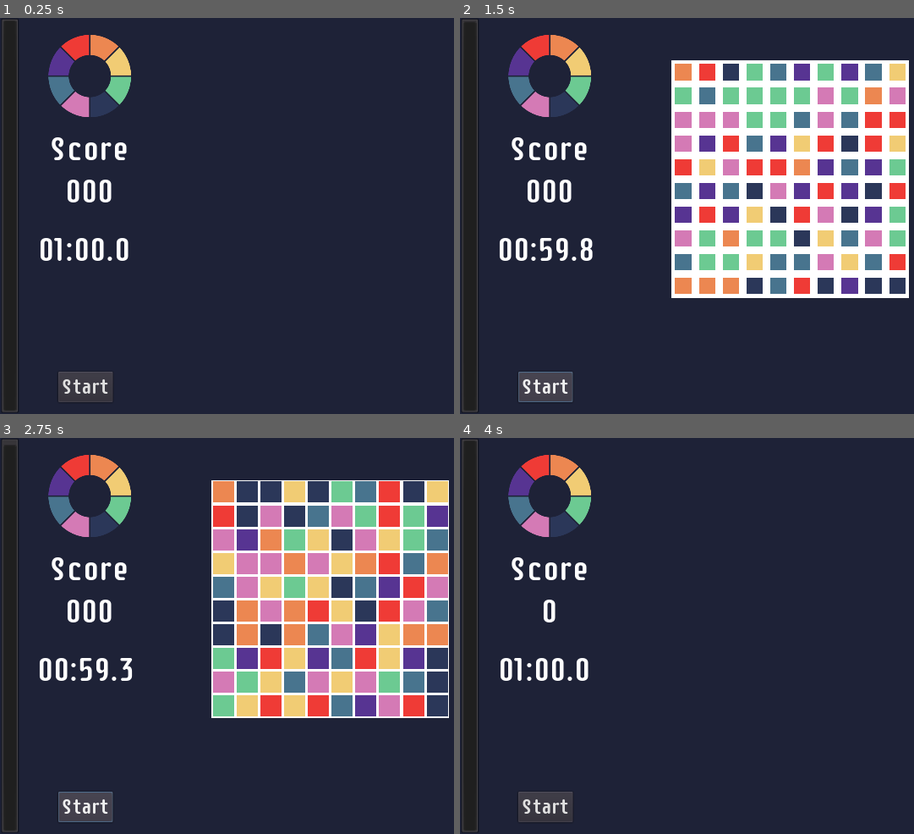
Above: before the commit, frames 1-4 (two rows, left to right).
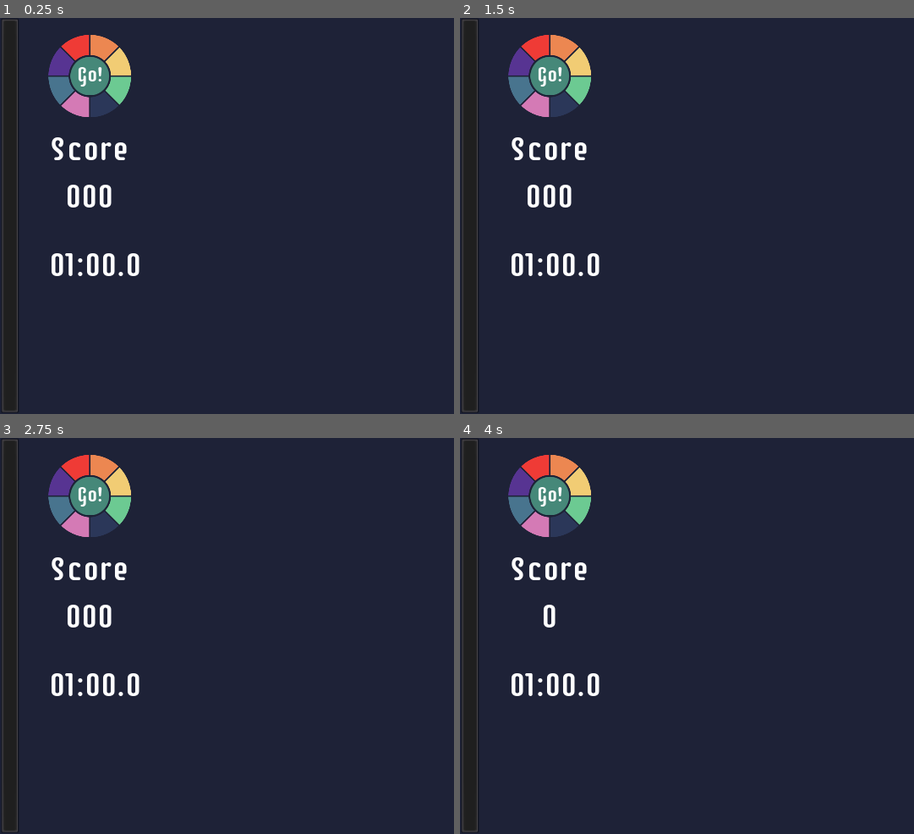
Above: after the commit, the same moments.

Repository: thamara/colorall
Game: Godot game, scene res://Game.tscn
Same seed, same stepped clock (60 frames per second), same inputs: the game is played once before the commit and once after it.
Inputs (mouse positions are in pixels of both pictures, inside the frame that each line leads up to):
- Up to frame 1 (0.25 s): no input
- Up to frame 2 (1.5 s): click (546, 386) at 0.5 s, where only the run before the commit has a clickable "Start"; click (546, 386) at 1.25 s, where only the run before the commit has a clickable "Start"
- Up to frame 3 (2.75 s): click (86, 806) at 2 s, where only the run before the commit has a clickable "Start"
- Up to frame 4 (4 s): tap Enter at 2.75 s; move the mouse to (559, 465) at 2.77 s; tap R (r) at 2.85, 3.6 s; click (559, 465) at 2.92 s; tap Space at 3.5 s; move the mouse to (578, 485) at 3.52 s; click (578, 485) at 3.67 s

The runs differ from the first frame. In frame 1, 2.8% of the frame differs, in the area x 8-31%, y 9-98%; in frame 2, 34%, in the area x 8-99%, y 9-98%; in frame 3, 34%; in frame 4, 2.6%.
Error before the commit: Invalid get index '0' (on base: 'Array'). (res://Grid.gd:87)

Commit message:
Improving style

Diff:
--- a/ColorSelection.gd
+++ b/ColorSelection.gd
@@ -10,4 +10,3 @@
 	if (event is InputEventMouseButton && event.pressed):
 		GameManager.set_color(extra_arg)
 		emit_signal("color_clicked")
-		print("Clicked ", extra_arg)
--- a/Game.gd
+++ b/Game.gd
@@ -3,6 +3,7 @@
 export (int) var time = 60
 
 onready var timer = $Timer
+onready var show_go_timer = $ShowGoTimer
 onready var timer_bar = $HUD/TimerBar
 onready var timer_label = $HUD/TimerLabel
 onready var score_label = $HUD/ScoreLabel
@@ -35,11 +36,6 @@
 		timer_label.text = _get_time_str(time_left)
 
 
-func _on_StartBtn_pressed():
-	grid.new_game()
-	timer.start()
-
-
 func _on_Timer_timeout():
 	grid.stop_game()
 
@@ -51,3 +47,15 @@
 
 func _on_Grid_game_over():
 	timer.stop()
+	show_go_timer.start()
+
+
+func _on_Area2D_input_event(viewport, event, shape_idx):
+	if (event is InputEventMouseButton && event.pressed):
+		start_btn.visible = false
+		grid.new_game()
+		timer.start()
+
+
+func _on_ShowGoTimer_timeout():
+	start_btn.visible = true
--- a/Game.tscn
+++ b/Game.tscn
@@ -1,10 +1,19 @@
-[gd_scene load_steps=6 format=2]
+[gd_scene load_steps=10 format=2]
 
 [ext_resource path="res://Game.gd" type="Script" id=1]
 [ext_resource path="res://ColorSelectionCircle.tscn" type="PackedScene" id=2]
 [ext_resource path="res://assets/bg.png" type="Texture" id=3]
 [ext_resource path="res://Grid.tscn" type="PackedScene" id=4]
 [ext_resource path="res://Game.tres" type="Theme" id=5]
+[ext_resource path="res://assets/green_circle_button.png" type="Texture" id=6]
+[ext_resource path="res://assets/SupermercadoOne-Regular.ttf" type="DynamicFontData" id=7]
+
+[sub_resource type="DynamicFont" id=1]
+size = 32
+font_data = ExtResource( 7 )
+
+[sub_resource type="CircleShape2D" id=2]
+radius = 32.0
 
 [node name="Game" type="Node2D"]
 script = ExtResource( 1 )
@@ -33,10 +42,10 @@
 }
 
 [node name="TimerLabel" type="Label" parent="HUD"]
-margin_left = 56.0
-margin_top = 320.0
-margin_right = 199.0
-margin_bottom = 380.0
+margin_left = 72.0
+margin_top = 344.0
+margin_right = 215.0
+margin_bottom = 404.0
 theme = ExtResource( 5 )
 text = "01:00.0"
 align = 1
@@ -58,9 +67,9 @@
 
 [node name="ScoreLabel" type="Label" parent="HUD"]
 margin_left = 64.0
-margin_top = 232.0
+margin_top = 240.0
 margin_right = 207.0
-margin_bottom = 292.0
+margin_bottom = 300.0
 theme = ExtResource( 5 )
 text = "000"
 align = 1
@@ -68,16 +77,31 @@
 "_edit_use_anchors_": false
 }
 
-[node name="StartBtn" type="Button" parent="HUD"]
-margin_left = 88.0
-margin_top = 536.0
-margin_right = 171.0
-margin_bottom = 582.0
+[node name="StartBtn" type="Node2D" parent="HUD"]
+position = Vector2( 136, 88 )
+
+[node name="GreenCircleButton" type="Sprite" parent="HUD/StartBtn"]
+scale = Vector2( 0.65, 0.65 )
+texture = ExtResource( 6 )
+
+[node name="Label" type="Label" parent="HUD/StartBtn"]
+margin_left = -32.0
+margin_top = -32.0
+margin_right = 31.0
+margin_bottom = 28.0
 theme = ExtResource( 5 )
-text = "Start"
+custom_fonts/font = SubResource( 1 )
+text = "Go!"
+align = 1
+valign = 1
 __meta__ = {
 "_edit_use_anchors_": false
 }
+
+[node name="Area2D" type="Area2D" parent="HUD/StartBtn"]
+
+[node name="CollisionShape2D" type="CollisionShape2D" parent="HUD/StartBtn/Area2D"]
+shape = SubResource( 2 )
 
 [node name="ColorSelection" parent="." instance=ExtResource( 2 )]
 position = Vector2( 136, 88 )
@@ -93,7 +117,12 @@
 width = 10
 height = 10
 
-[connection signal="pressed" from="HUD/StartBtn" to="." method="_on_StartBtn_pressed"]
+[node name="ShowGoTimer" type="Timer" parent="."]
+wait_time = 2.0
+one_shot = true
+
+[connection signal="input_event" from="HUD/StartBtn/Area2D" to="." method="_on_Area2D_input_event"]
 [connection signal="color_clicked" from="ColorSelection" to="." method="_on_ColorSelection_color_clicked"]
 [connection signal="timeout" from="Timer" to="." method="_on_Timer_timeout"]
 [connection signal="game_over" from="Grid" to="." method="_on_Grid_game_over"]
+[connection signal="timeout" from="ShowGoTimer" to="." method="_on_ShowGoTimer_timeout"]
Binary file added: assets/green_circle_button.png
Not shown, added: assets/green_circle_button.png.import
Binary file removed: assets/path31.png
Binary file removed: assets/path321.png
